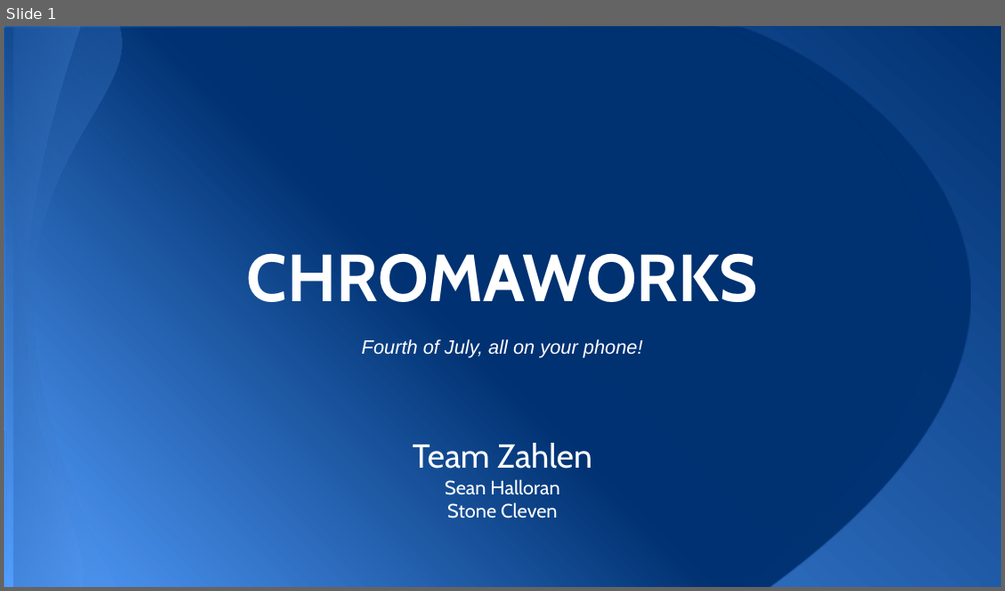
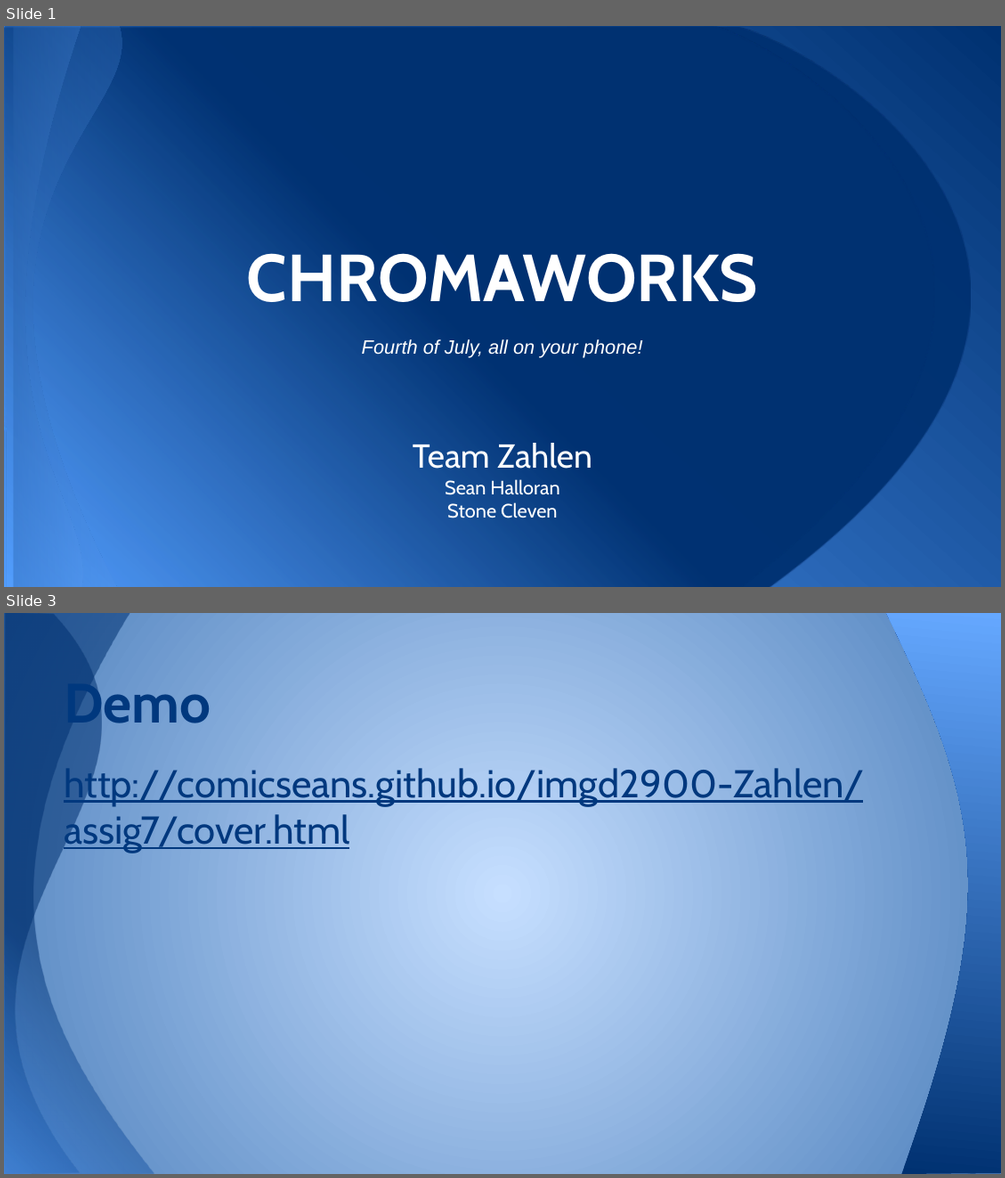
Before and after one commit to ComicSeans/imgd2900, a slide deck: assig7/Chromaworks.pptx. Shown one above the other, each under a label of ours: slide 1 before the commit, slides 1 and 3 after it; the slides between them are not shown. The pictures are 1005x591 and 1005x1178 pixels, drawn with LibreOffice and Linux fonts; fonts in the diff are those of the drawing. Boxes give left, top, right and bottom in pixels: in the first picture for what was removed or moved away, otherwise in the second. Text is boxed around its words. In the diff, an @@ line names an element or a change of style, - is before the commit and + after.

Commit message:
updates powerpoint for assig7

```diff
--- a/assig7/Chromaworks.pptx
+++ b/assig7/Chromaworks.pptx
@@ slide 3 added at bbox=[4, 613, 1001, 1174], background gradient #C6DFFF to #4F81BD @@
@@ freeform shape added at bbox=[4, 613, 154, 1173], fill gradient #549FFF to #003171 @@
@@ freeform shape added at bbox=[4, 613, 220, 1173], fill gradient #549FFF to #003171 @@
@@ freeform shape added at bbox=[886, 613, 1001, 1174], fill gradient #003171 to #65A8FF @@
@@ title added at bbox=[64, 675, 210, 735], 40 pt, text #00387E, bold @@
+Demo
@@ text added at bbox=[64, 764, 865, 852], 28 pt, text #00387E, underline @@
+http://comicseans.github.io/imgd2900-Zahlen/assig7/cover.html
```
Also in this commit, not shown: 1 other slide added, 7 slides removed.
